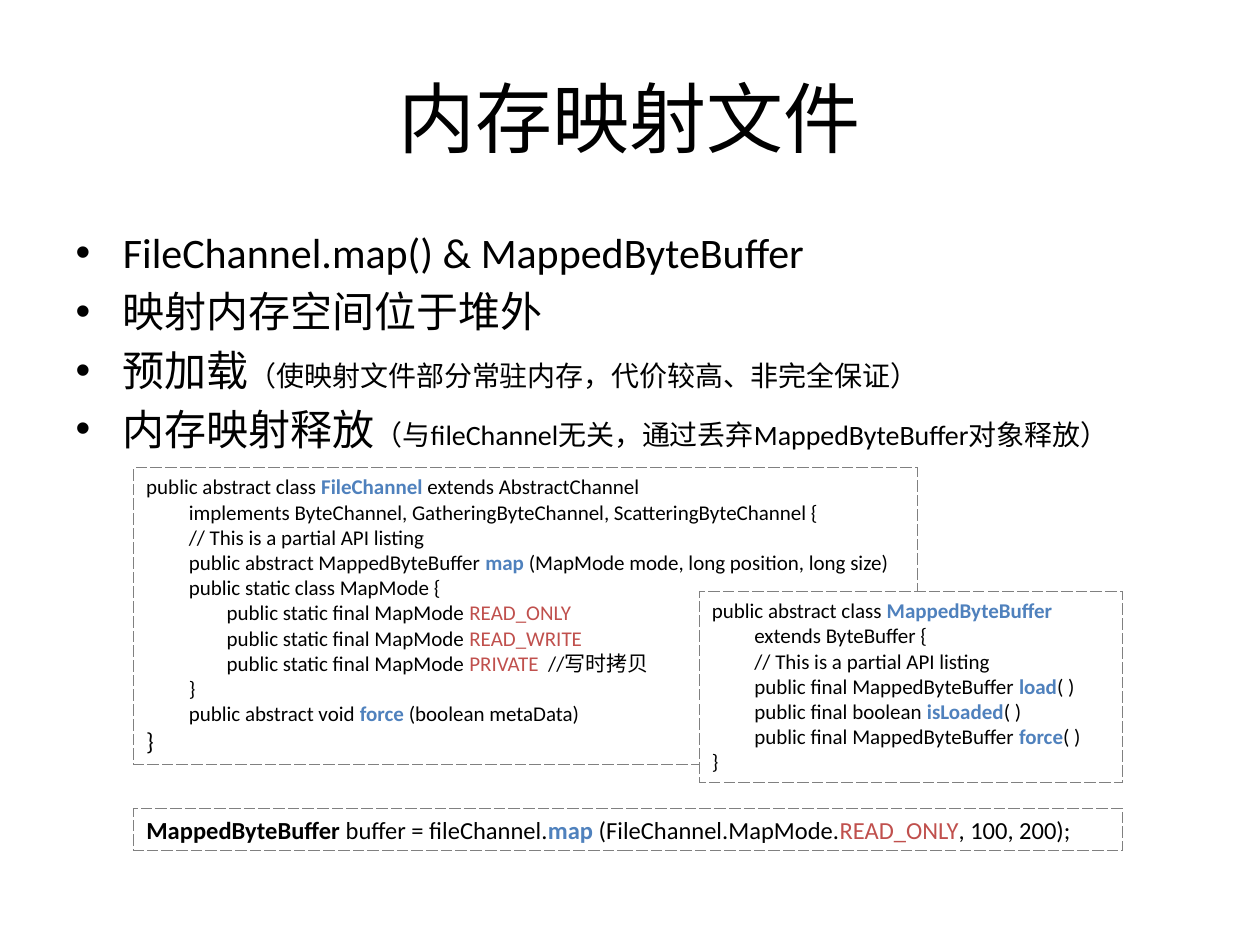
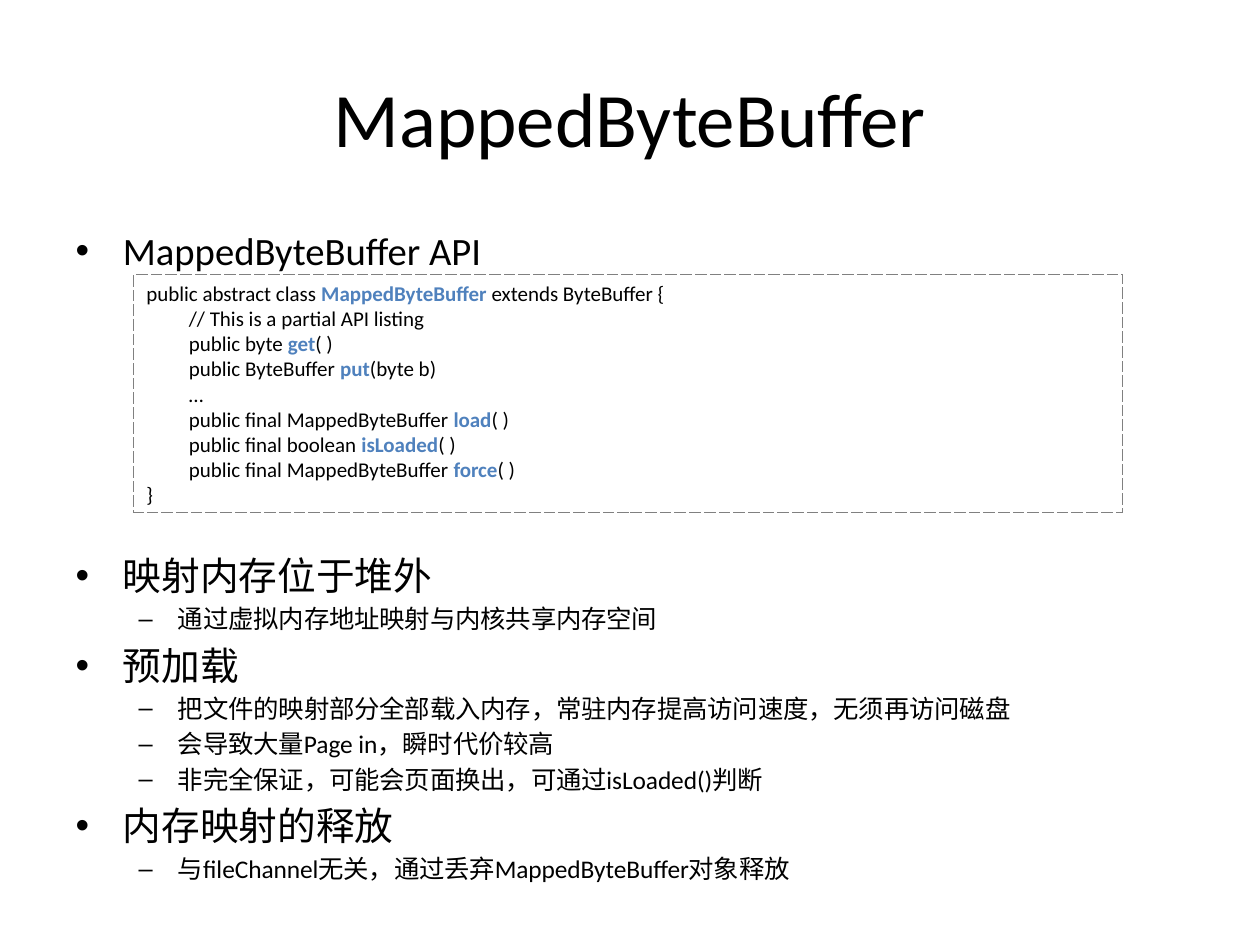
Before and after one commit to guhanjie/Knowledge-sharing, a slide deck: slide 36 of 扒一扒Java IO那些事儿.pptx (slide 35 before the commit). Drawn at 1260x945 pixels with LibreOffice and Linux fonts; fonts in the diff are those of the drawing. Boxes give left, top, right and bottom in pixels: in the first picture for what was removed or moved away, otherwise in the second. Text is boxed around its words. In the diff, an @@ line names an element or a change of style, - is before the commit and + after.

```diff
--- a/扒一扒Java IO那些事儿.pptx
+++ b/扒一扒Java IO那些事儿.pptx
@@ title at [333,93,925,160]: text changed @@
-内存映射文件
+MappedByteBuffer
@@ text at [123,238,1010,844]: text changed; size 16 to 14.4 pt @@
-• FileChannel.map() & MappedByteBuffer
-• 映射内存空间位于堆外
-• 预加载（使映射文件部分常驻内存，代价较高、非完全保证）
-• 内存映射释放（与fileChannel无关，通过丢弃MappedByteBuffer对象释放）
+• MappedByteBuffer API
+• 映射内存位于堆外
+  – 通过虚拟内存地址映射与内核共享内存空间
+• 预加载
+  – 把文件的映射部分全部载入内存，常驻内存提高访问速度，无须再访问磁盘
+  – 会导致大量Page in，瞬时代价较高
+  – 非完全保证，可能会页面换出，可通过isLoaded()判断
+• 内存映射的释放
+  – 与fileChannel无关，通过丢弃MappedByteBuffer对象释放
@@ rectangle "public abstract class MappedByteBuffer extends ...": place and size @@
-rectangle "public abstract class MappedByteBuffer extends ..." at [699,591,1123,781]
+rectangle "public abstract class MappedByteBuffer extends ..." at [134,275,1123,513]
@@ text in rectangle at [146,286,653,305]: text changed @@
-public abstract class MappedByteBuffer
-extends ByteBuffer {
+public abstract class MappedByteBuffer extends ByteBuffer {
@@ text in rectangle at [189,336,436,380]: paragraphs added @@
+public byte get( )
+public ByteBuffer put(byte b)
+…
@@ rectangle removed at [134,467,917,765] @@
-public abstract class FileChannel extends AbstractChannel
-implements ByteChannel, GatheringByteChannel, ScatteringByteChannel {
-// This is a partial API listing
-public abstract MappedByteBuffer map (MapMode mode, long position, long size)
-public static class MapMode {
-public static final MapMode READ_ONLY
-public static final MapMode READ_WRITE
-public static final MapMode PRIVATE //写时拷贝
-}
-public abstract void force (boolean metaData)
-}
@@ rectangle removed at [134,809,1123,852] @@
-MappedByteBuffer buffer = fileChannel.map (FileChannel.MapMode.READ_ONLY, 100, 200);
```
Also in this commit, not shown: 4 other slides changed, 1 slide added.
